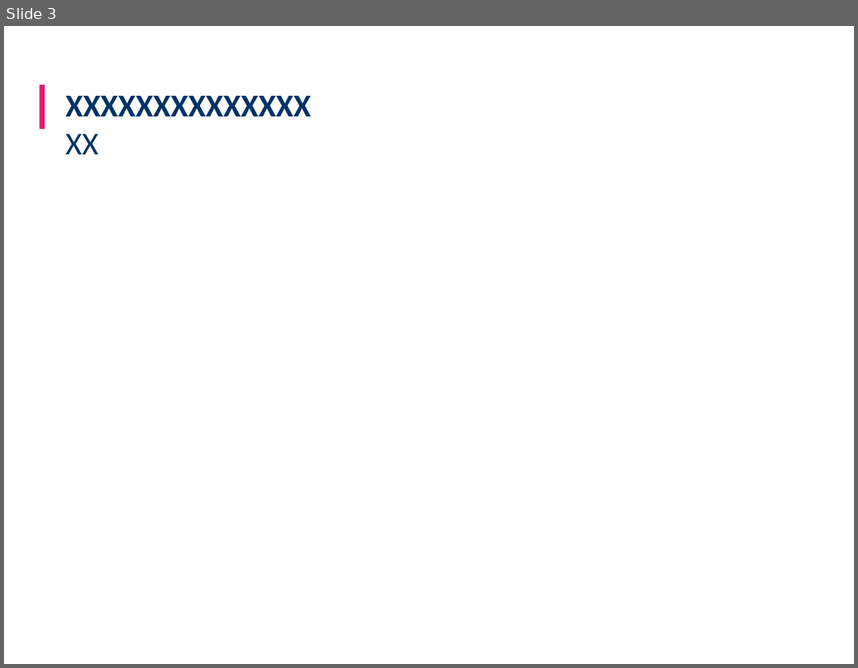
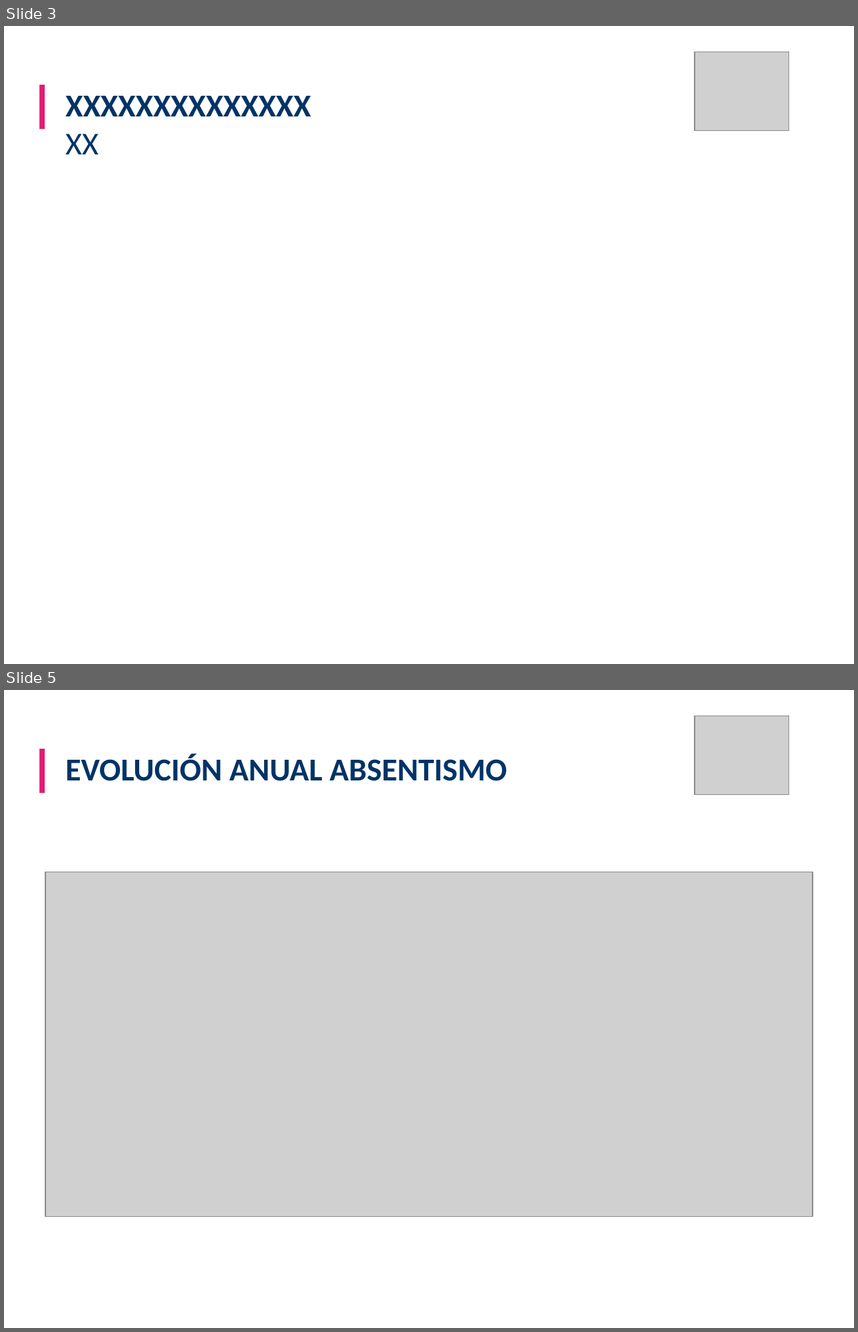
Before and after one commit to ITACADEMYprojectes/ProjecteData, a slide deck: Equip_33/Results/Presentation.pptx. Shown one above the other, each under a label of ours: slide 3 before the commit, slides 3 and 5 after it; the slides between them are not shown. The pictures are 858x668 and 858x1332 pixels, drawn with LibreOffice and Linux fonts; fonts in the diff are those of the drawing; grey boxes stand for pictures. Boxes give left, top, right and bottom in pixels: in the first picture for what was removed or moved away, otherwise in the second. Text is boxed around its words. In the diff, an @@ line names an element or a change of style, - is before the commit and + after.

```diff
--- a/Equip_33/Results/Presentation.pptx
+++ b/Equip_33/Results/Presentation.pptx
@@ slide 5 added at <box>4,690,854,1328</box>, background #FFFFFF @@
@@ picture added at <box>694,716,789,793</box> @@
@@ rectangle added at <box>40,749,45,793</box>, fill #E61973 @@
@@ text added at <box>65,753,507,781</box>, 27 pt, text #003366, bold @@
+EVOLUCIÓN ANUAL ABSENTISMO
@@ picture added at <box>45,872,813,1216</box> @@
@@ slide 3 changed as well @@
@@ picture added at <box>694,52,789,129</box> @@
```
Also in this commit, not shown: 6 other slides changed, 4 other slides added, 1 slide removed, 2 other files.
